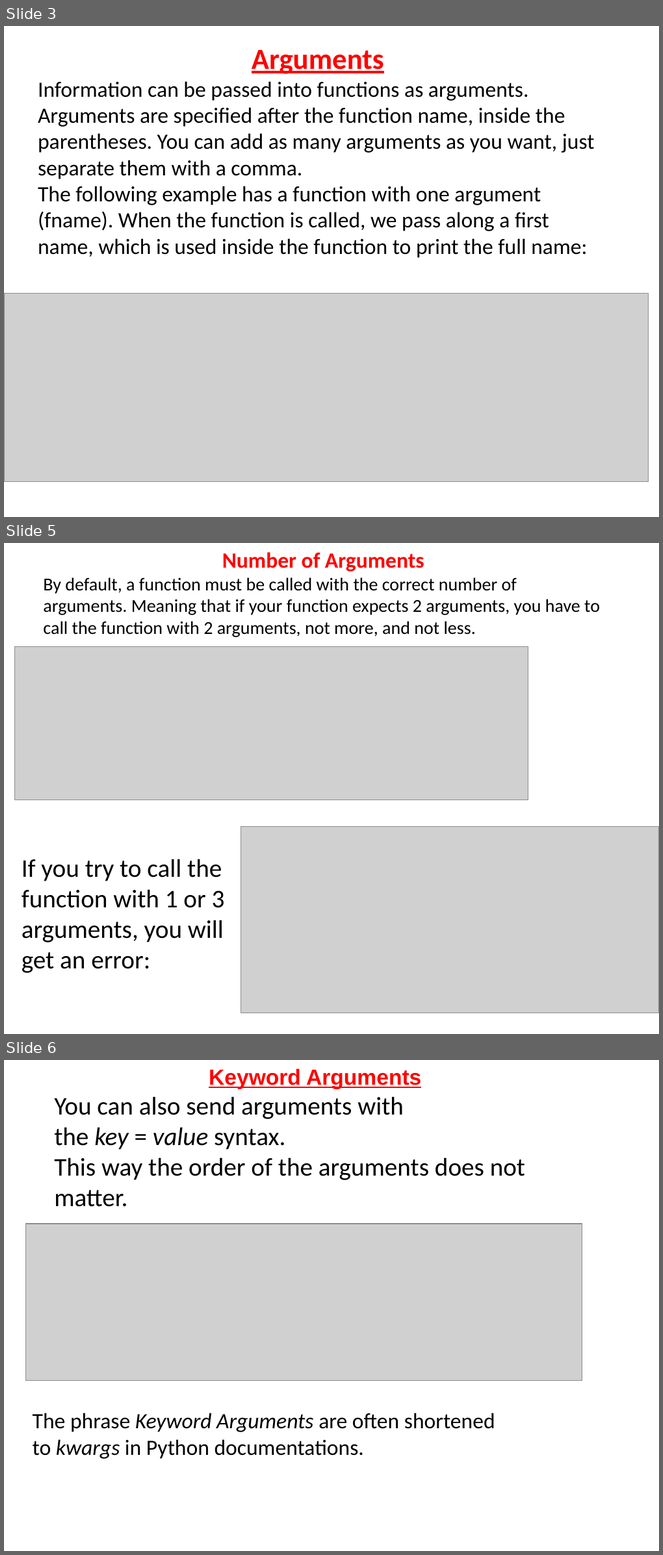
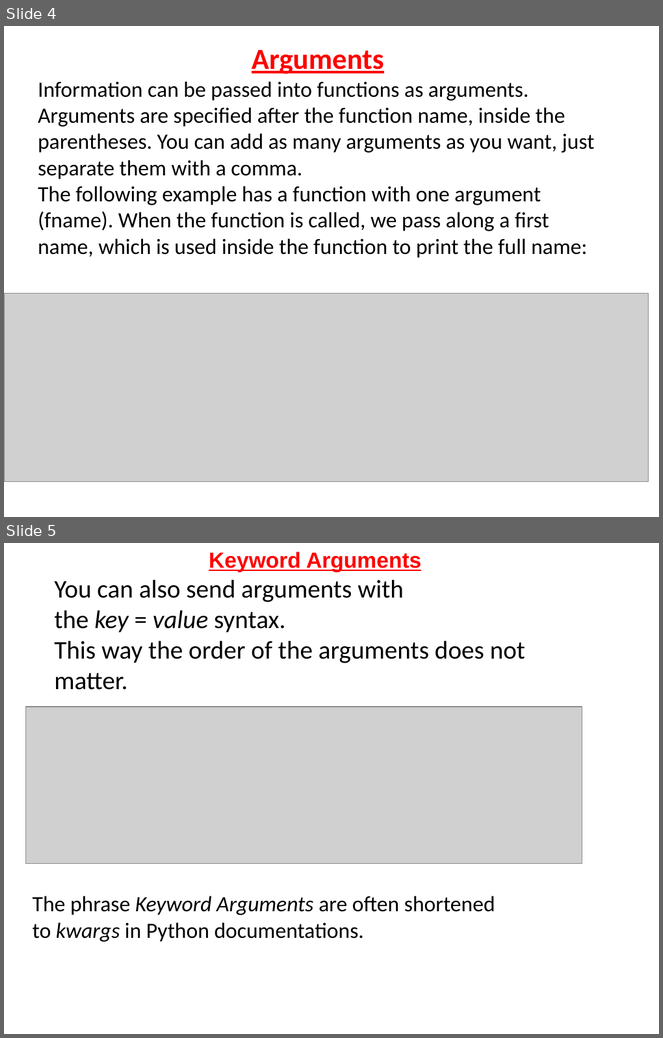
Before and after one commit to Praj-17/Python-Teaching-Slides, a slide deck: UNIT 4 FUNCTIONS.pptx. Shown one above the other, each under a label of ours: slides 3, 5 and 6 before the commit, slides 4 and 5 after it; the slides between them are not shown. The pictures are 663x1555 and 663x1038 pixels, drawn with LibreOffice and Linux fonts; fonts in the diff are those of the drawing; grey boxes stand for pictures. Boxes give left, top, right and bottom in pixels: in the first picture for what was removed or moved away, otherwise in the second. Text is boxed around its words. In the diff, an @@ line names an element or a change of style, - is before the commit and + after.

```diff
--- a/UNIT 4 FUNCTIONS.pptx
+++ b/UNIT 4 FUNCTIONS.pptx
@@ slide 5 removed at <box>4,543,659,1034</box>, background #FFFFFF @@
@@ text removed at <box>43,552,600,637</box> @@
-Number of Arguments
-By default, a function must be called with the correct number of arguments. Meaning that if your function expects 2 arguments, you have to call the function with 2 arguments, not more, and not less.
@@ picture removed at <box>15,646,528,800</box> @@
@@ picture removed at <box>241,826,659,1013</box> @@
@@ text removed at <box>22,859,225,973</box> @@
-If you try to call the function with 1 or 3 arguments, you will get an error:
@@ what was slide 3 is now slide 4 @@
@@ what was slide 6 is now slide 5 @@
```
Also in this commit, not shown: 2 slides changed, 1 slide added, 9 other slides removed, 10 other files.
